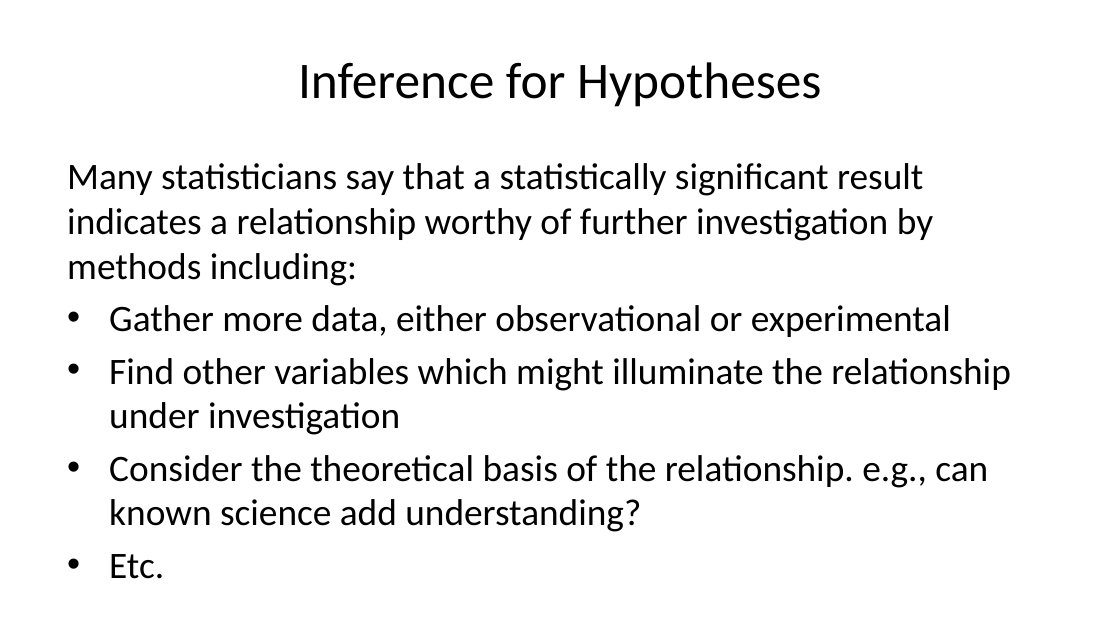
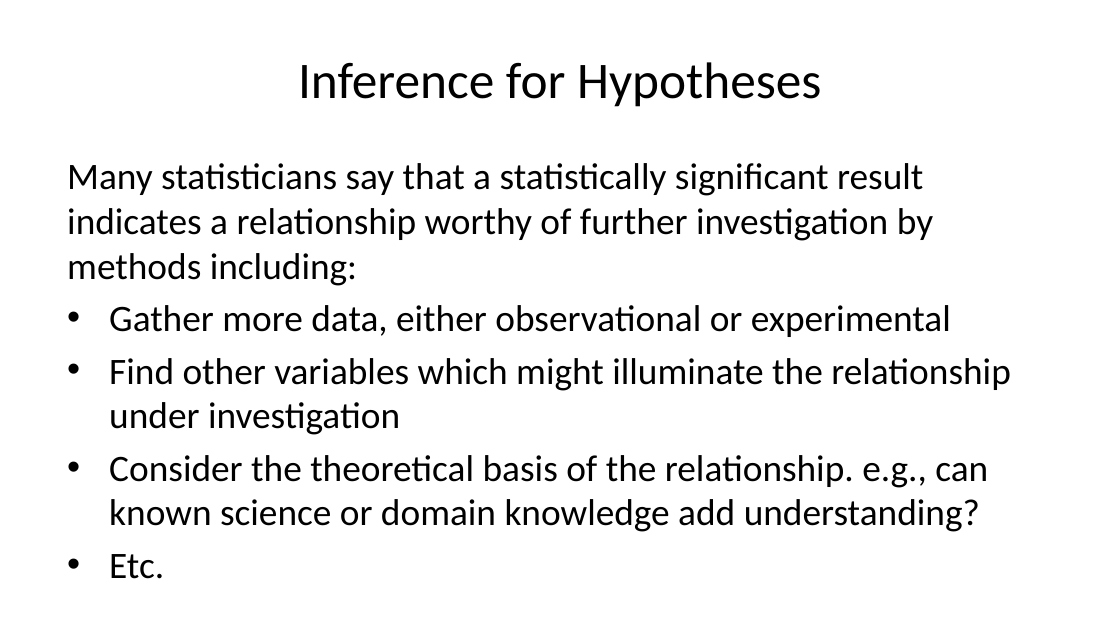
Before and after one commit to StephenElston/CSCI-E-83, a slide deck: slide 8 of LectureSlides/06a_WhyInferenceIsImportant.pptx. Drawn at 1120x630 pixels with LibreOffice and Linux fonts; fonts in the diff are those of the drawing. Boxes give left, top, right and bottom in pixels: in the first picture for what was removed or moved away, otherwise in the second. Text is boxed around its words. In the diff, an @@ line names an element or a change of style, - is before the commit and + after.

```diff
--- a/LectureSlides/06a_WhyInferenceIsImportant.pptx
+++ b/LectureSlides/06a_WhyInferenceIsImportant.pptx
@@ text at <box>109,455,988,532</box>: text changed @@
-• Consider the theoretical basis of the relationship. e.g., can known science add understanding?
+• Consider the theoretical basis of the relationship. e.g., can known science or domain knowledge add understanding?
```
Also in this commit, not shown: 3 other slides changed, 1 other file.
